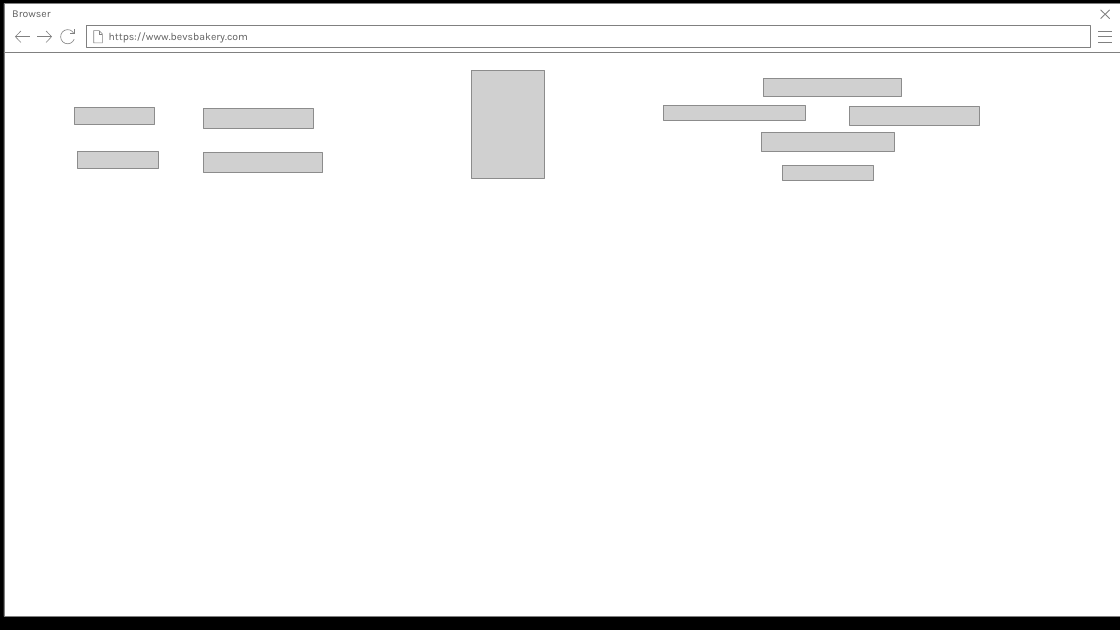
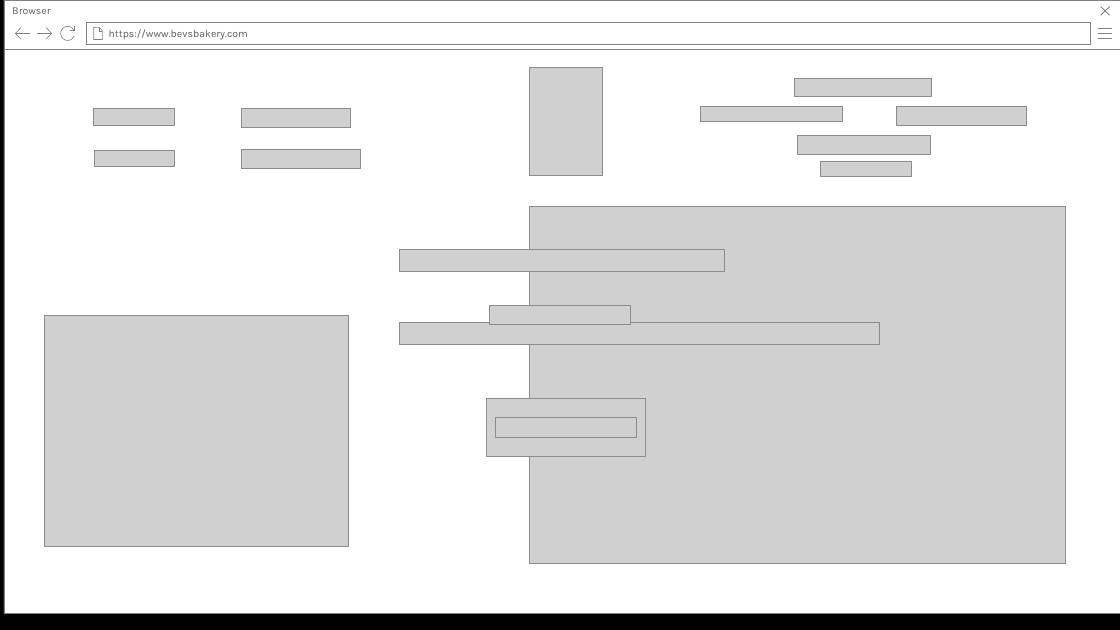
Before and after one commit to usmcamgrimm/WDD229-Advanced-Web-Design, a slide deck: slide 5 of Week 7/BevsBakery.pptx (slide 4 before the commit). Drawn at 1120x630 pixels with LibreOffice and Linux fonts; fonts in the diff are those of the drawing; grey boxes stand for pictures; background and template pictures are left out. Boxes give left, top, right and bottom in pixels: in the first picture for what was removed or moved away, otherwise in the second. Text is boxed around its words. In the diff, an @@ line names an element or a change of style, - is before the commit and + after.

```diff
--- a/Week 7/BevsBakery.pptx
+++ b/Week 7/BevsBakery.pptx
@@ outline redrawn in 5 elements at <box>94,28,103,40</box>, <box>1098,29,1112,39</box>, <box>1101,7,1110,15</box>, <box>15,28,29,39</box>, <box>38,28,52,39</box> @@
@@ freeform shape: place and size @@
-freeform shape at <box>60,29,74,45</box>
+freeform shape at <box>60,25,74,41</box>
@@ picture: place and size @@
-picture at <box>471,70,544,178</box>
+picture at <box>529,67,602,176</box>
@@ picture: place and size @@
-picture at <box>764,78,902,97</box>
+picture at <box>795,78,933,97</box>
@@ picture: place and size @@
-picture at <box>74,108,155,124</box>
+picture at <box>94,108,175,125</box>
@@ picture: place and size @@
-picture at <box>203,109,313,129</box>
+picture at <box>241,108,351,129</box>
@@ picture: place and size @@
-picture at <box>664,106,805,121</box>
+picture at <box>701,107,842,122</box>
@@ picture: place and size @@
-picture at <box>849,107,979,125</box>
+picture at <box>897,107,1027,125</box>
@@ picture: place and size @@
-picture at <box>203,153,323,173</box>
+picture at <box>241,149,360,169</box>
@@ picture: place and size @@
-picture at <box>761,133,894,151</box>
+picture at <box>798,135,931,154</box>
@@ picture: place and size @@
-picture at <box>78,151,159,168</box>
+picture at <box>94,150,175,167</box>
@@ picture: place and size @@
-picture at <box>782,165,873,180</box>
+picture at <box>821,161,912,176</box>
@@ picture added at <box>529,207,1065,564</box> @@
@@ picture added at <box>399,250,724,271</box> @@
@@ picture added at <box>45,315,349,546</box> @@
@@ picture added at <box>399,323,880,344</box> @@
@@ picture added at <box>490,305,631,325</box> @@
@@ picture added at <box>486,398,645,456</box> @@
@@ picture added at <box>496,418,637,438</box> @@
```
Also in this commit, not shown: 1 slide added, 19 other files.
